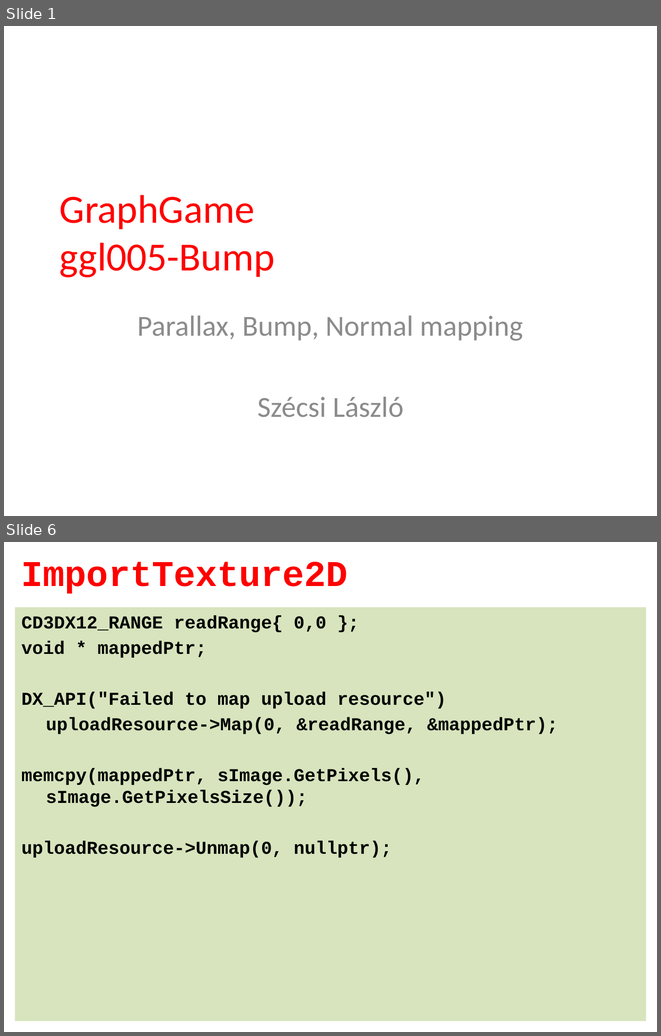
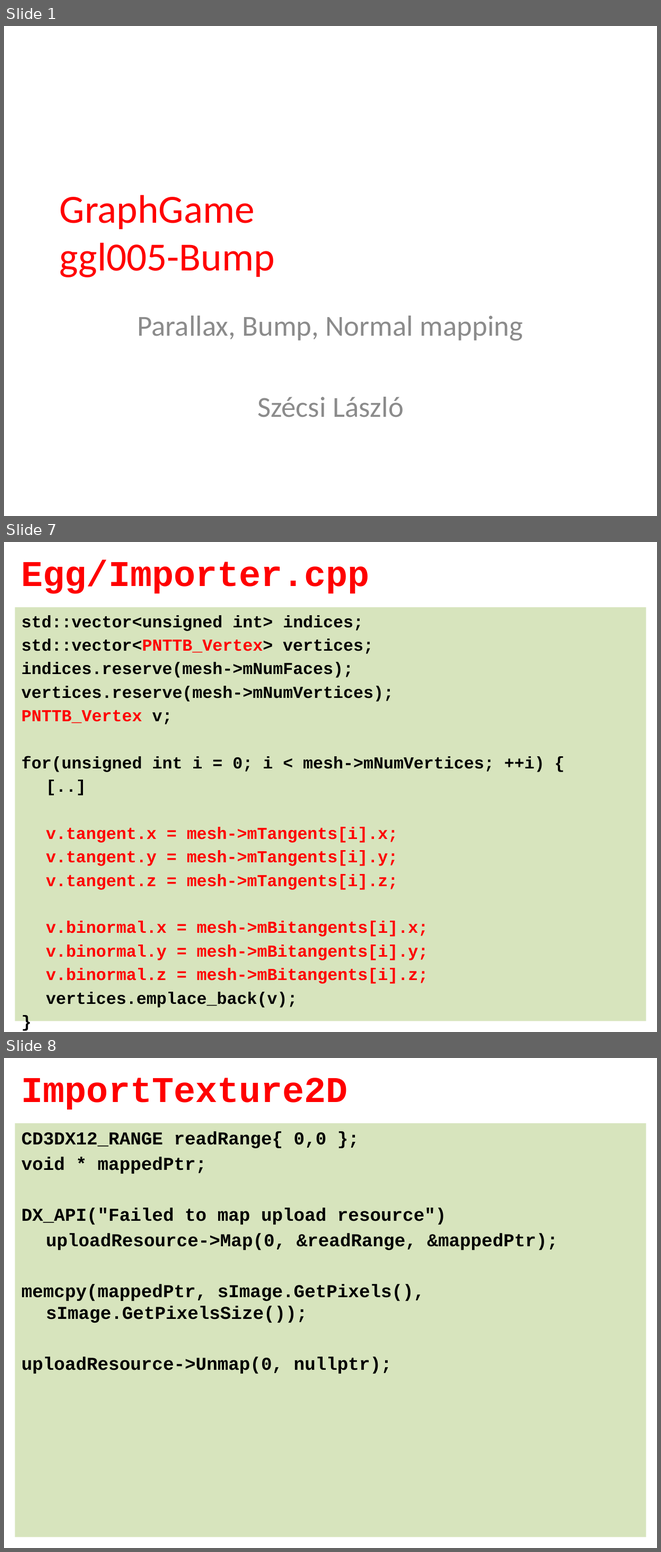
Before and after one commit to tyekx/dx12, a slide deck: Slides/ggl005-Bump.pptx. Shown one above the other, each under a label of ours: slides 1 and 6 before the commit, slides 1, 7 and 8 after it; the slides between them are not shown. The pictures are 661x1036 and 661x1552 pixels, drawn with LibreOffice and Linux fonts; fonts in the diff are those of the drawing; background and template pictures are left out. Boxes give left, top, right and bottom in pixels: in the first picture for what was removed or moved away, otherwise in the second. Text is boxed around its words. In the diff, an @@ line names an element or a change of style, - is before the commit and + after.

```diff
--- a/Slides/ggl005-Bump.pptx
+++ b/Slides/ggl005-Bump.pptx
@@ slide 7 added at (x1=4, y1=542, x2=657, y2=1032), background #FFFFFF @@
@@ title added at (x1=21, y1=560, x2=370, y2=594), 40 pt, text #FF0000, bold @@
+Egg/Importer.cpp
@@ text added at (x1=15, y1=607, x2=646, y2=1021), fill #D7E4BD, 18.5 pt, text #FF0000, bold @@
+std::vector<unsigned int> indices;
+std::vector<PNTTB_Vertex> vertices;
+indices.reserve(mesh->mNumFaces);
+vertices.reserve(mesh->mNumVertices);
+PNTTB_Vertex v;
+for(unsigned int i = 0; i < mesh->mNumVertices; ++i) {
+[..]
+v.tangent.x = mesh->mTangents[i].x;
+v.tangent.y = mesh->mTangents[i].y;
+v.tangent.z = mesh->mTangents[i].z;
+v.binormal.x = mesh->mBitangents[i].x;
+v.binormal.y = mesh->mBitangents[i].y;
+v.binormal.z = mesh->mBitangents[i].z;
+vertices.emplace_back(v);
+}
@@ what was slide 6 is now slide 8 @@
```
Also in this commit, not shown: 2 slides changed, 3 other slides added, 2 slides removed, 6 other files.
